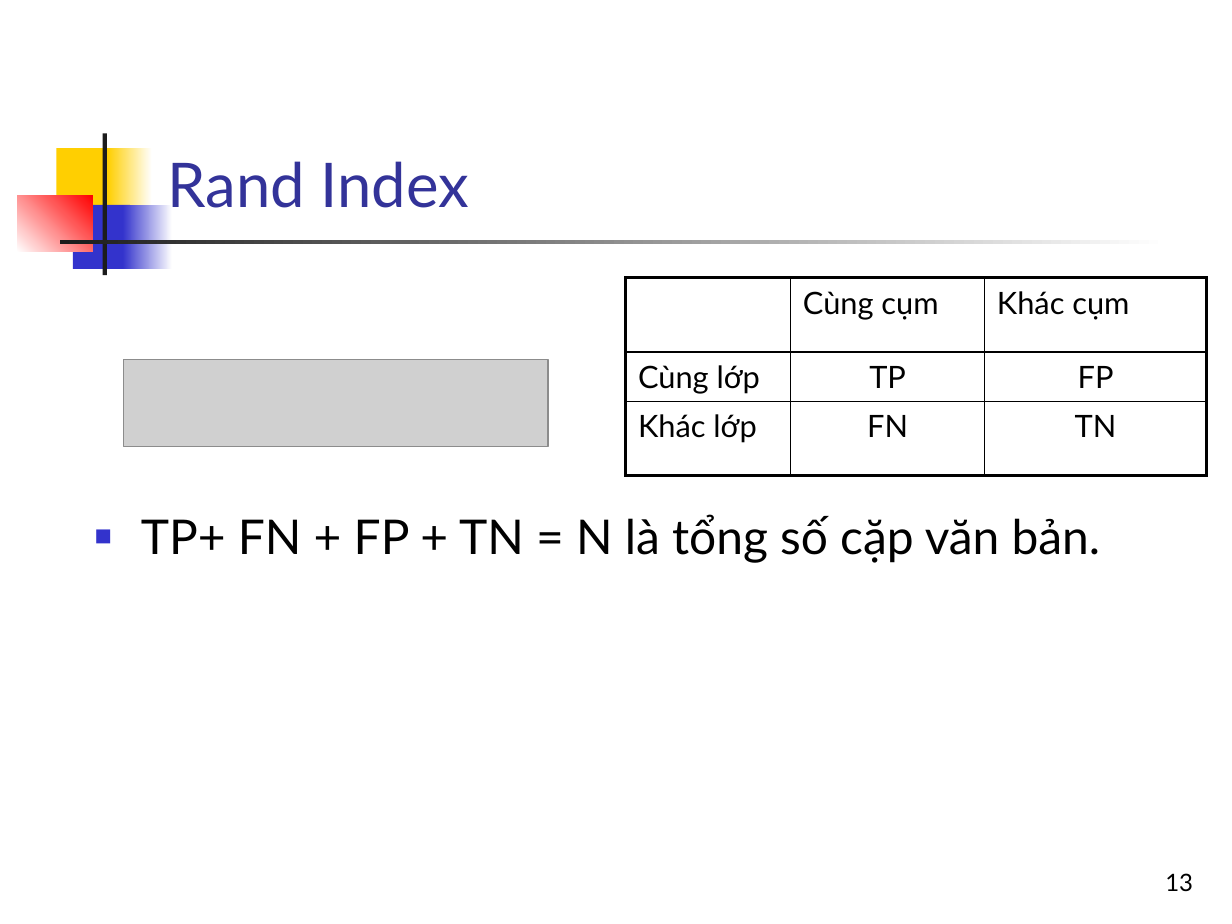
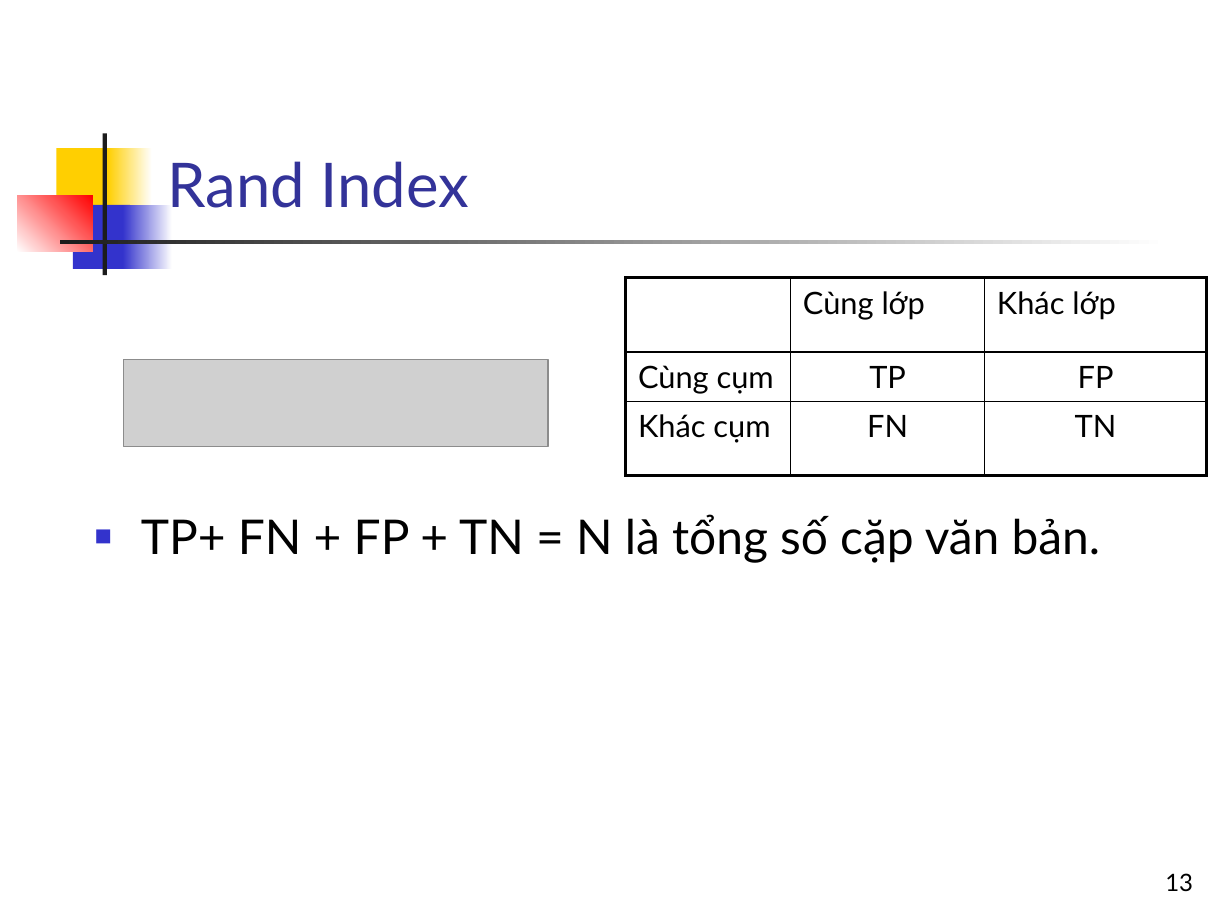
Before and after one commit to bangoc/IT4853, a slide deck: slide 13 of Bai 18b Chia cum va ung dung trong tim kiem_phần 2.pptx. Drawn at 1232x924 pixels with LibreOffice and Linux fonts; fonts in the diff are those of the drawing; grey boxes stand for pictures. Boxes give left, top, right and bottom in pixels: in the first picture for what was removed or moved away, otherwise in the second. Text is boxed around its words. In the diff, an @@ line names an element or a change of style, - is before the commit and + after.

```diff
--- a/Bai 18b Chia cum va ung dung trong tim kiem_phần 2.pptx
+++ b/Bai 18b Chia cum va ung dung trong tim kiem_phần 2.pptx
@@ table at (626,277,1206,476) @@
-row 1, column 2: Cùng cụm
+row 1, column 2: Cùng lớp
-row 1, column 3: Khác cụm
+row 1, column 3: Khác lớp
-row 2, column 1: Cùng lớp
+row 2, column 1: Cùng cụm
-row 3, column 1: Khác lớp
+row 3, column 1: Khác cụm
```
Also in this commit, not shown: 2 other slides changed.
